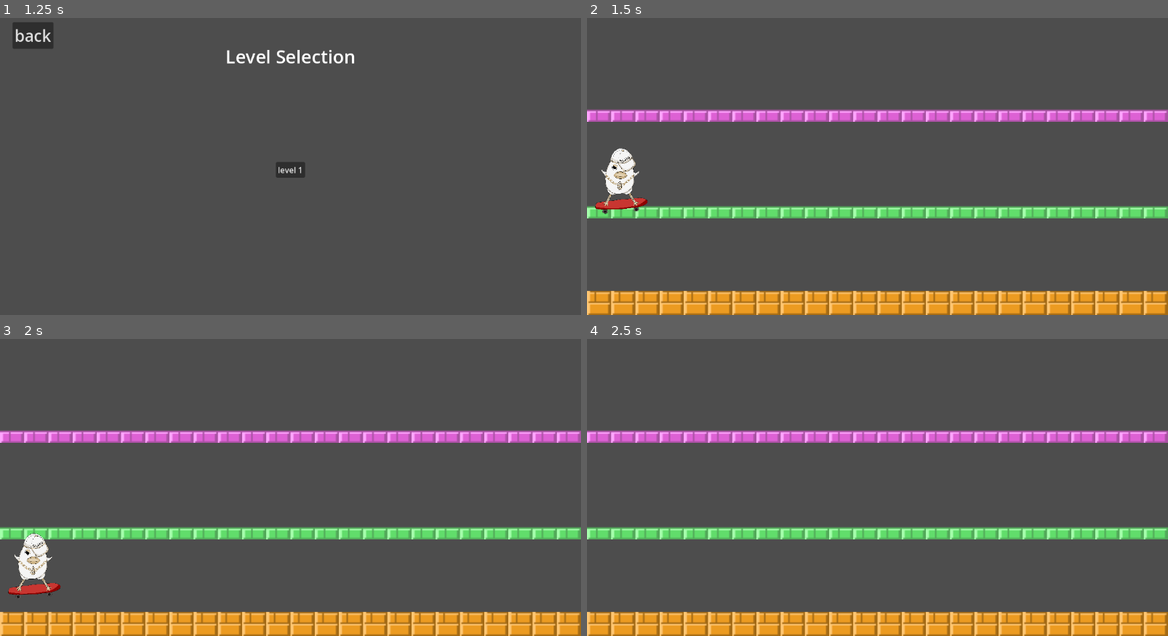
Above: before the commit, frames 1-4 (two rows, left to right).
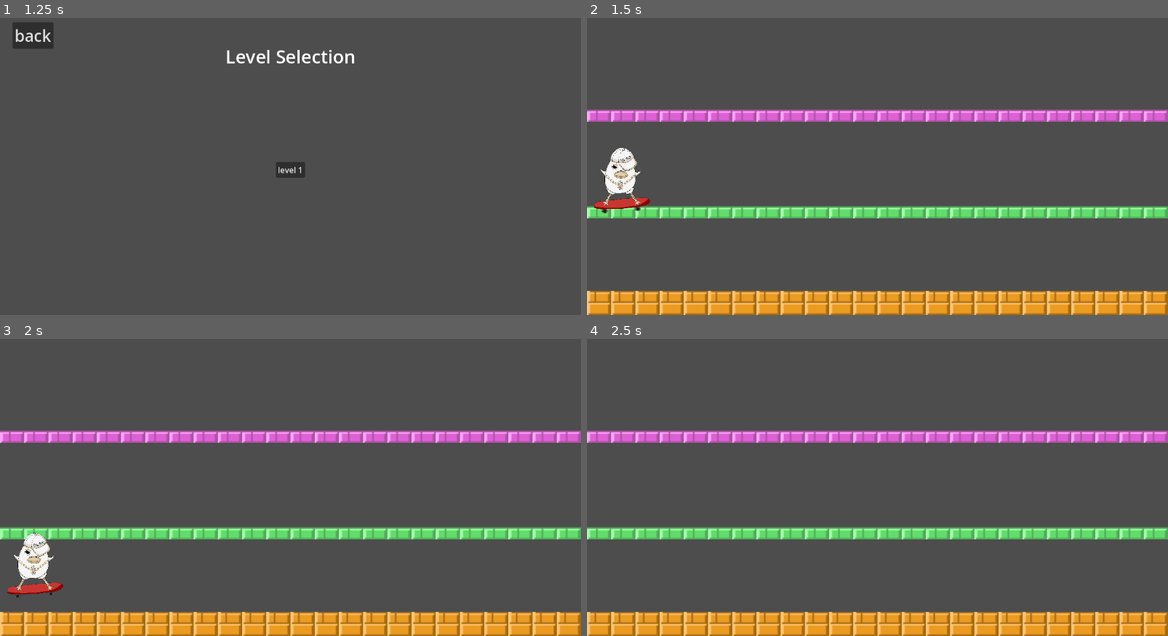
Above: after the commit, the same moments.

Repository: biarog/SwagChickenSkate
Game: Godot game, scene res://main.tscn
Same seed, same stepped clock (60 frames per second), same inputs: the game is played once before the commit and once after it.
Inputs (mouse positions are in pixels of both pictures, inside the frame that each line leads up to):
- Up to frame 1 (1.25 s): click "Start!" at 0.5 s
- Up to frame 2 (1.5 s): click "level 1" at 1.25 s
- Up to frame 3 (2 s): no input
- Up to frame 4 (2.5 s): move the mouse to (1005, 457) at 2.02 s; hold Up (ui_up) from 2.03 s (still down)

Frame 1 is identical in both runs. In frame 2, 0.4% of the frame differs, in the area x 1-11%, y 43-67%; in frame 3, 0.4%; in frame 4, nothing differs.

Commit message:
Update player.tscn

Diff:
--- a/Character/player.tscn
+++ b/Character/player.tscn
@@ -14,6 +14,6 @@
 shape = SubResource("CapsuleShape2D_3sg5o")
 
 [node name="SwagChickenSkate" type="Sprite2D" parent="."]
-position = Vector2(-6, 18)
-scale = Vector2(0.126302, 0.131836)
+position = Vector2(-4, 16)
+scale = Vector2(0.134766, 0.131836)
 texture = ExtResource("1_8avw4")
